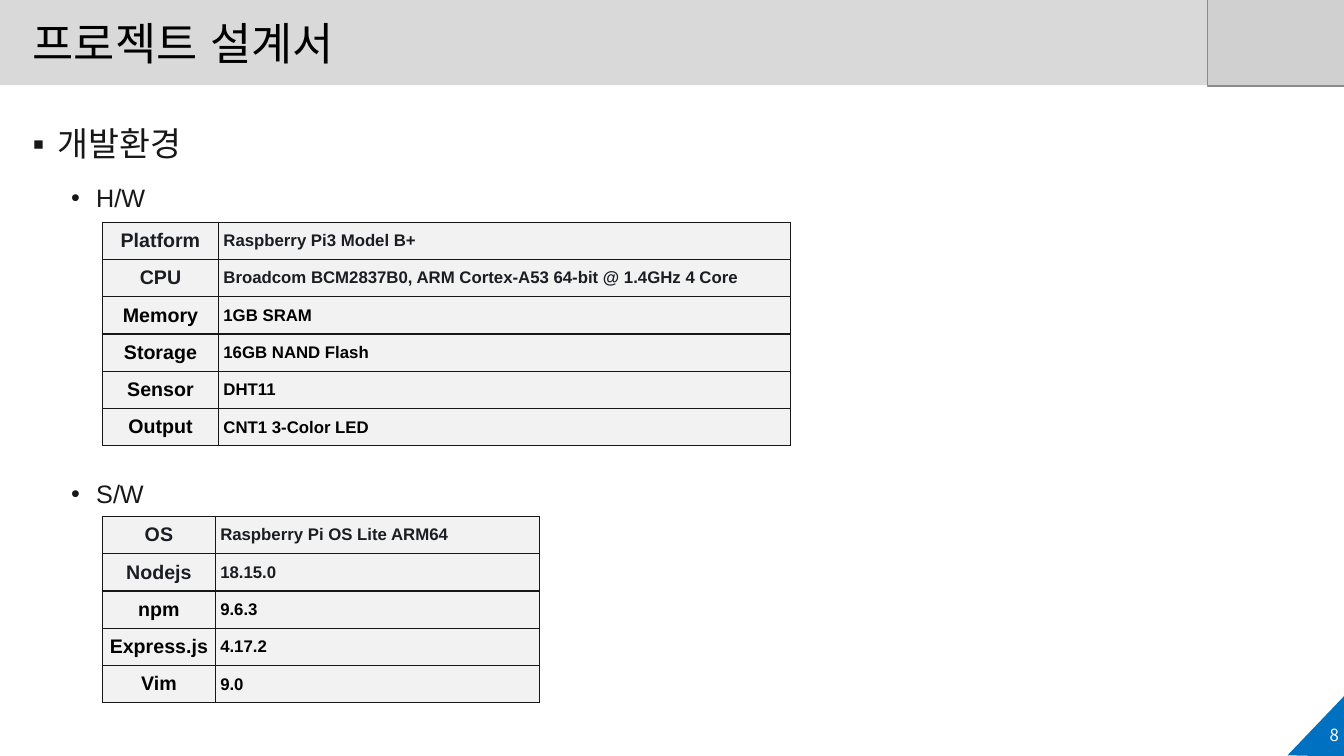
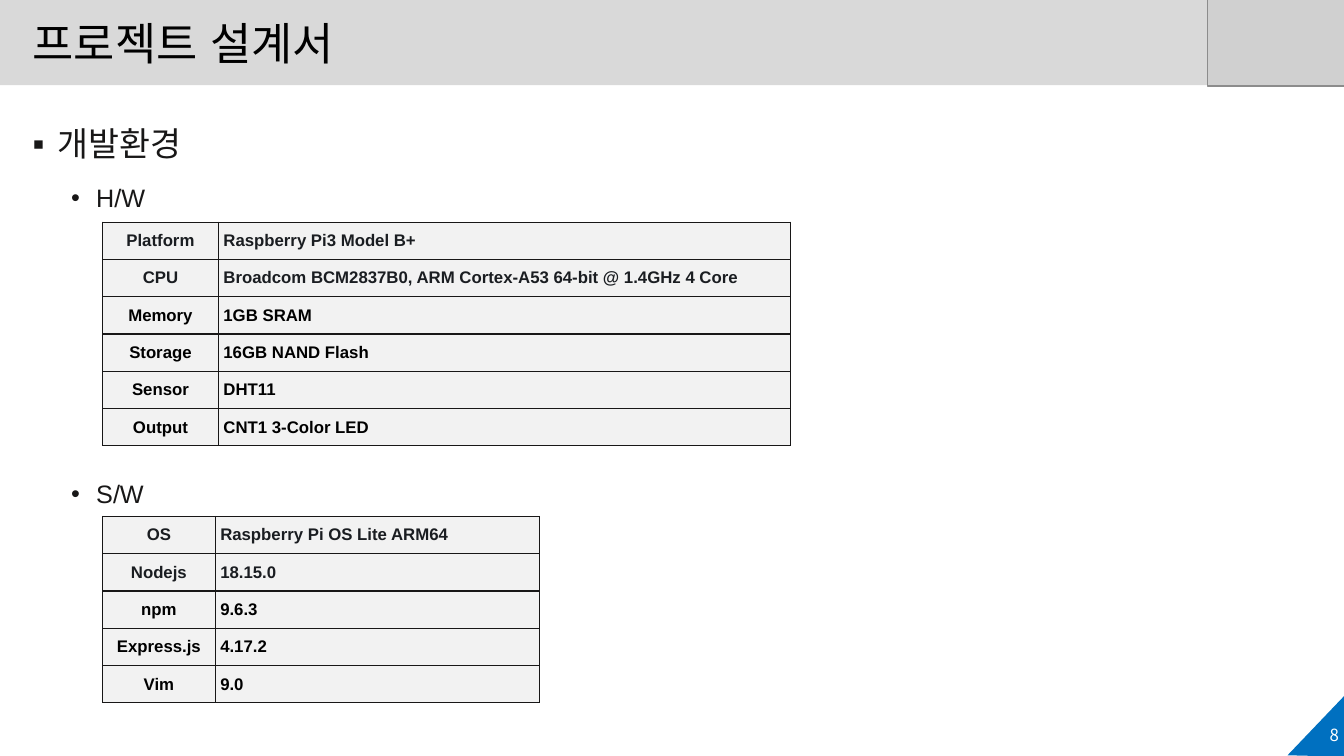
Before and after one commit to JS-Choi513/Block_Chain_Implementation_in_raspberry_pi, a slide deck: slide 8 of doc/Detail(WIP).pptx. Drawn at 1344x756 pixels with LibreOffice and Linux fonts; fonts in the diff are those of the drawing; grey boxes stand for pictures; background and template pictures are left out. Boxes give left, top, right and bottom in pixels: in the first picture for what was removed or moved away, otherwise in the second. Text is boxed around its words. In the diff, an @@ line names an element or a change of style, - is before the commit and + after.

```diff
--- a/doc/Detail(WIP).pptx
+++ b/doc/Detail(WIP).pptx
@@ table at [103, 222, 791, 446] @@
@@ size 14 to 12 pt in "Platform", "CPU", "Memory", "Storage" and 2 more places @@
@@ table at [103, 516, 540, 703] @@
@@ size 14 to 12 pt in "OS", "Nodejs", "npm", "Express.js" and 1 more places @@
```
Also in this commit, not shown: 4 other slides changed, 3 other files.
